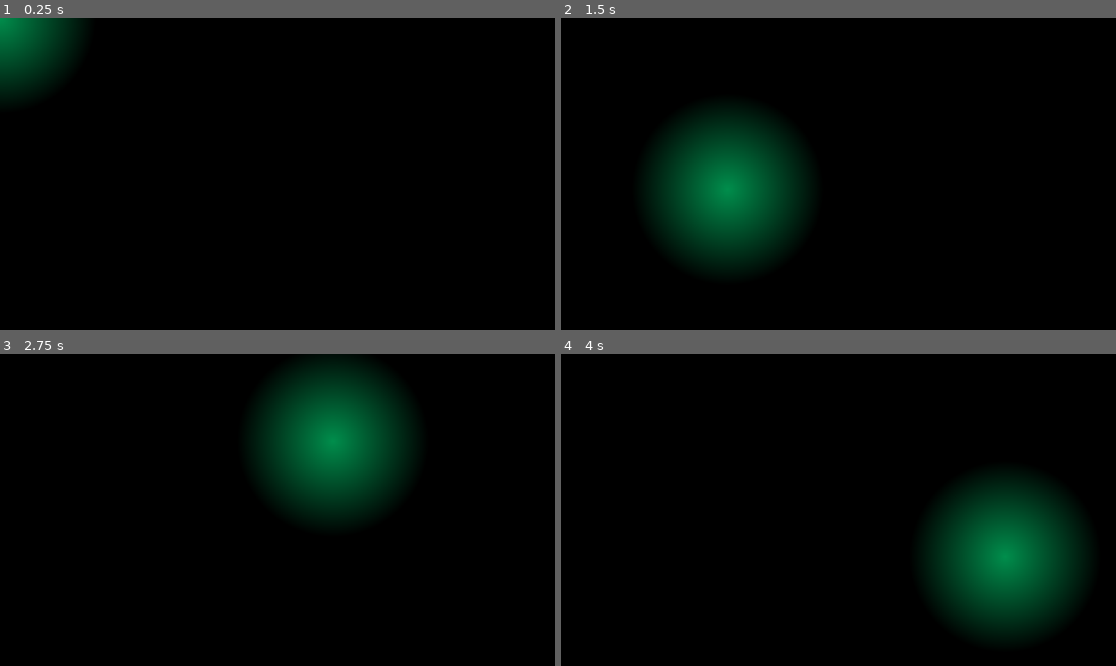
Above: before the commit, frames 1-4 (two rows, left to right).
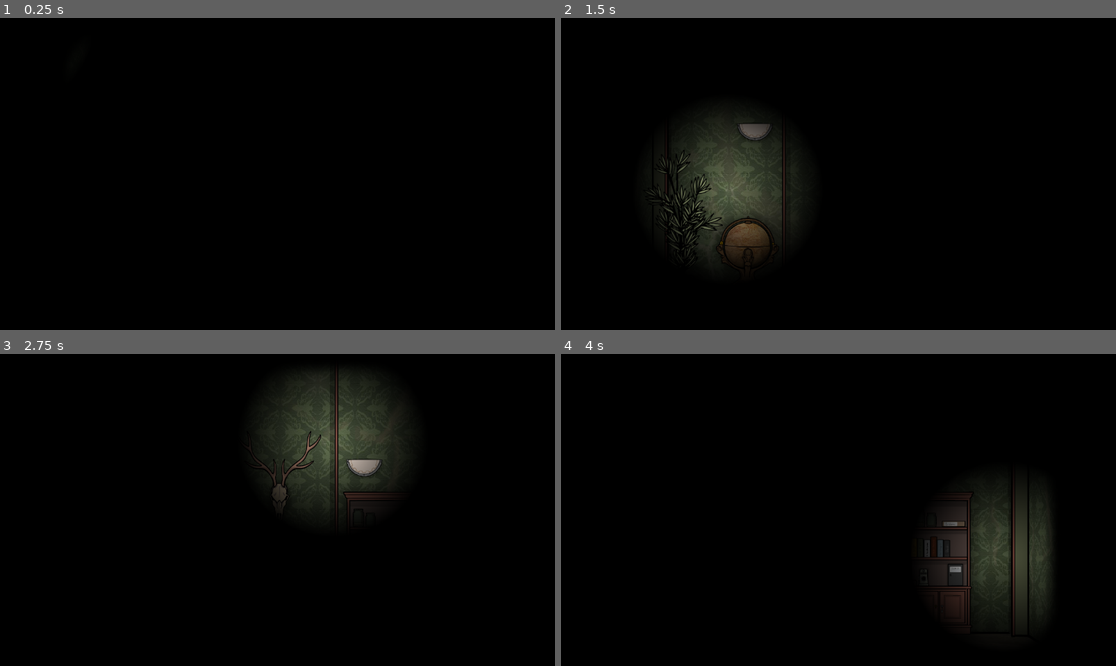
Above: after the commit, the same moments.

Repository: zhtsu/Shader2D
Game: Godot game, scene res://shaders/flashlight/flashlight.tscn
The game is run twice, just before and just after one commit, with the same random seed, the same clock (stepped at 60 frames per second) and the same inputs. The project has no main scene, so this scene is started directly.
Inputs (mouse positions are in pixels of both pictures, inside the frame that each line leads up to):
- Up to frame 1 (0.25 s): no input
- Up to frame 2 (1.5 s): tap Enter at 0.5 s; move the mouse to (960, 158) at 0.52 s; tap Space at 1.25 s; move the mouse to (727, 189) at 1.27 s
- Up to frame 3 (2.75 s): tap Enter at 2 s; move the mouse to (333, 441) at 2.02 s
- Up to frame 4 (4 s): tap Space at 2.75 s; move the mouse to (810, 572) at 2.77 s; tap Enter at 3.5 s; move the mouse to (1005, 556) at 3.52 s

The runs differ from the first frame. In frame 1, 2.8% of the frame differs, in the area x 0-15%, y 0-26%; in frame 2, 9.0%; in frame 3, 8.9%; in frame 4, 9.8%, in the area x 65-95%, y 39-91%.

Commit message:
Update flashlight shader

Diff:
--- a/examples/example_flashlight/example_flashlight.tscn
+++ /dev/null
@@ -1,3 +0,0 @@
-[gd_scene format=3 uid="uid://bfahndyfhfdqs"]
-
-[node name="Node2D" type="Node2D"]
--- a/shaders/flashlight/ColorRect.gd
+++ b/shaders/flashlight/ColorRect.gd
@@ -1,8 +1,9 @@
-extends ColorRect
+extends Node2D
 
 # Called when the node enters the scene tree for the first time.
 func _ready():
-	pass # Replace with function body.
+	if material:
+		material.set_shader_parameter("scale", scale);
 
 
 # Called every frame. 'delta' is the elapsed time since the previous frame.
@@ -10,6 +11,7 @@
 	pass
 
 
+# Copy this function to your code
 func _input(event):
-	if event is InputEventMouseMotion:
+	if event is InputEventMouseMotion and material:
 		material.set_shader_parameter("mouse_pos", event.position);
--- a/shaders/flashlight/flashlight.gdshader
+++ b/shaders/flashlight/flashlight.gdshader
@@ -1,6 +1,7 @@
 shader_type canvas_item;
 render_mode unshaded;
 
+uniform vec2 scale = vec2(1.0, 1.0);
 uniform bool open = true;
 uniform float radius = 100.0;
 uniform vec2 mouse_pos;
@@ -9,7 +10,7 @@
 
 void vertex()
 {
-	vertex_pos = VERTEX.xy;
+	vertex_pos = VERTEX.xy * scale;
 }
 
 void fragment()
@@ -21,6 +22,7 @@
 	{
 		float dis = distance(vertex_pos, mouse_pos);
 		brightness = 1.0 - (dis / radius);
+
 	}
 
 	COLOR = vec4(COLOR.rgb * brightness, alpha);
--- a/shaders/flashlight/flashlight.tscn
+++ b/shaders/flashlight/flashlight.tscn
@@ -1,29 +1,21 @@
-[gd_scene load_steps=4 format=3 uid="uid://cyfwyhi07tcvv"]
+[gd_scene load_steps=5 format=3 uid="uid://cyfwyhi07tcvv"]
 
 [ext_resource type="Shader" path="res://shaders/flashlight/flashlight.gdshader" id="1_880n5"]
 [ext_resource type="Script" path="res://shaders/flashlight/ColorRect.gd" id="2_e7prs"]
+[ext_resource type="Texture2D" uid="uid://dkm6lthga5wrf" path="res://shaders/flashlight/bj.jpg" id="2_hqjip"]
 
 [sub_resource type="ShaderMaterial" id="ShaderMaterial_ajtqy"]
 shader = ExtResource("1_880n5")
+shader_parameter/scale = Vector2(1, 1)
 shader_parameter/open = true
 shader_parameter/radius = 200.0
 shader_parameter/mouse_pos = null
 
-[node name="Flashlight" type="Control"]
-layout_mode = 3
-anchors_preset = 15
-anchor_right = 1.0
-anchor_bottom = 1.0
-grow_horizontal = 2
-grow_vertical = 2
+[node name="Flashlight" type="Node2D"]
 
-[node name="ColorRect" type="ColorRect" parent="."]
+[node name="Sprite2D" type="Sprite2D" parent="."]
 material = SubResource("ShaderMaterial_ajtqy")
-layout_mode = 1
-anchors_preset = 15
-anchor_right = 1.0
-anchor_bottom = 1.0
-grow_horizontal = 2
-grow_vertical = 2
-color = Color(0, 0.556863, 0.298039, 1)
+scale = Vector2(0.6, 0.6)
+texture = ExtResource("2_hqjip")
+centered = false
 script = ExtResource("2_e7prs")
Binary file added: .screenshots/flashlight.png
Renamed: screenshots/wave.png -> .screenshots/wave.png
Binary file removed: screenshots/flashlight.png
Binary file added: shaders/flashlight/bj.jpg
Not shown, added: shaders/flashlight/bj.jpg.import
Not shown, changed: README.md
